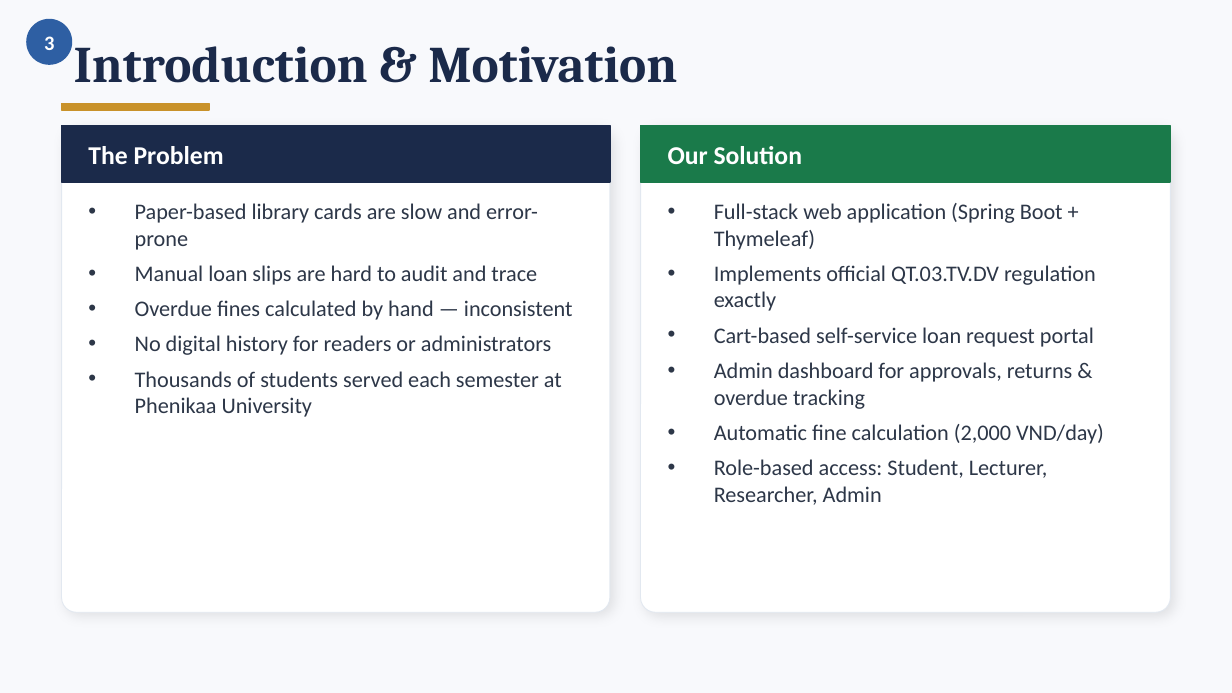
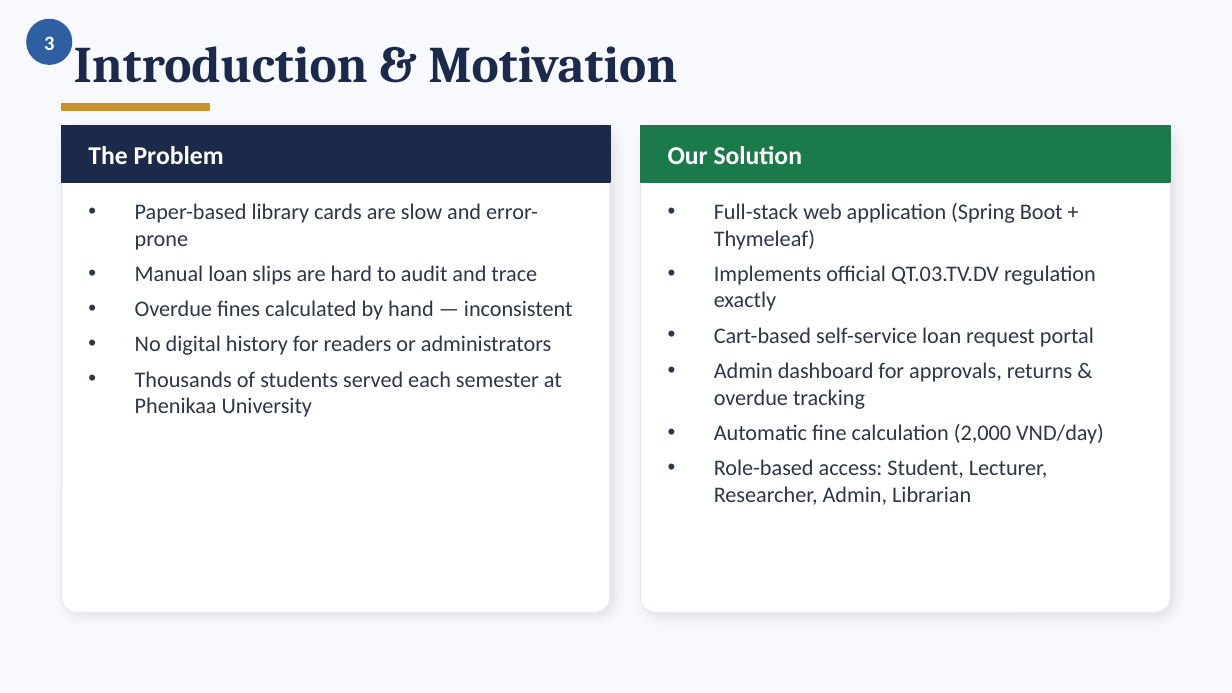
Before and after one commit to tuyenpham2409/library-management, a slide deck: slide 3 of FinalPresentation_LibraryManagement.pptx. Drawn at 1232x693 pixels with LibreOffice and Linux fonts; fonts in the diff are those of the drawing. Boxes give left, top, right and bottom in pixels: in the first picture for what was removed or moved away, otherwise in the second. Text is boxed around its words. In the diff, an @@ line names an element or a change of style, - is before the commit and + after.

```diff
--- a/FinalPresentation_LibraryManagement.pptx
+++ b/FinalPresentation_LibraryManagement.pptx
@@ text at (714, 459, 1048, 505): text changed @@
-• Role-based access: Student, Lecturer, Researcher, Admin
+• Role-based access: Student, Lecturer, Researcher, Admin, Librarian
```
Also in this commit, not shown: 1 other file.
